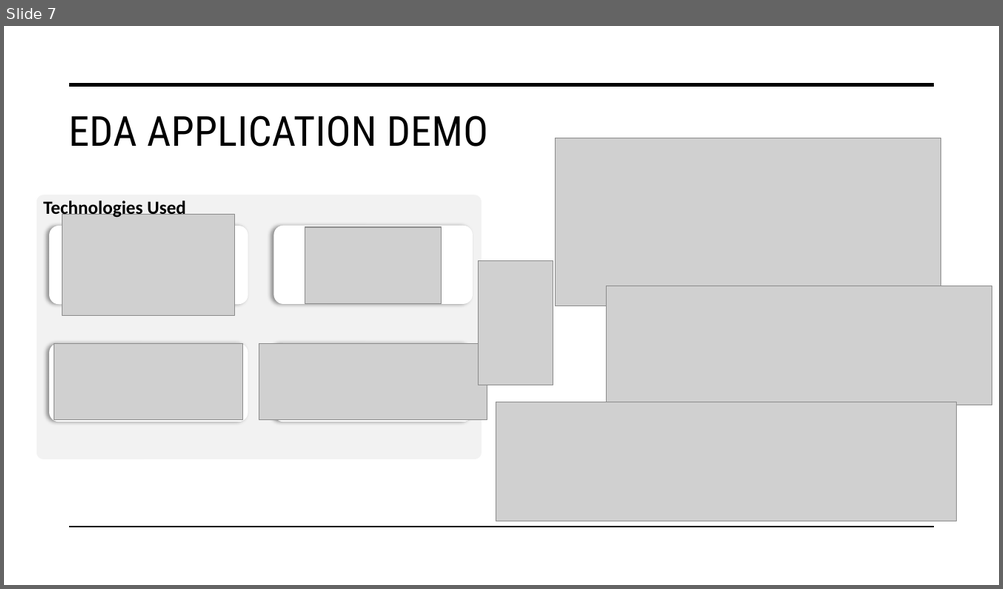
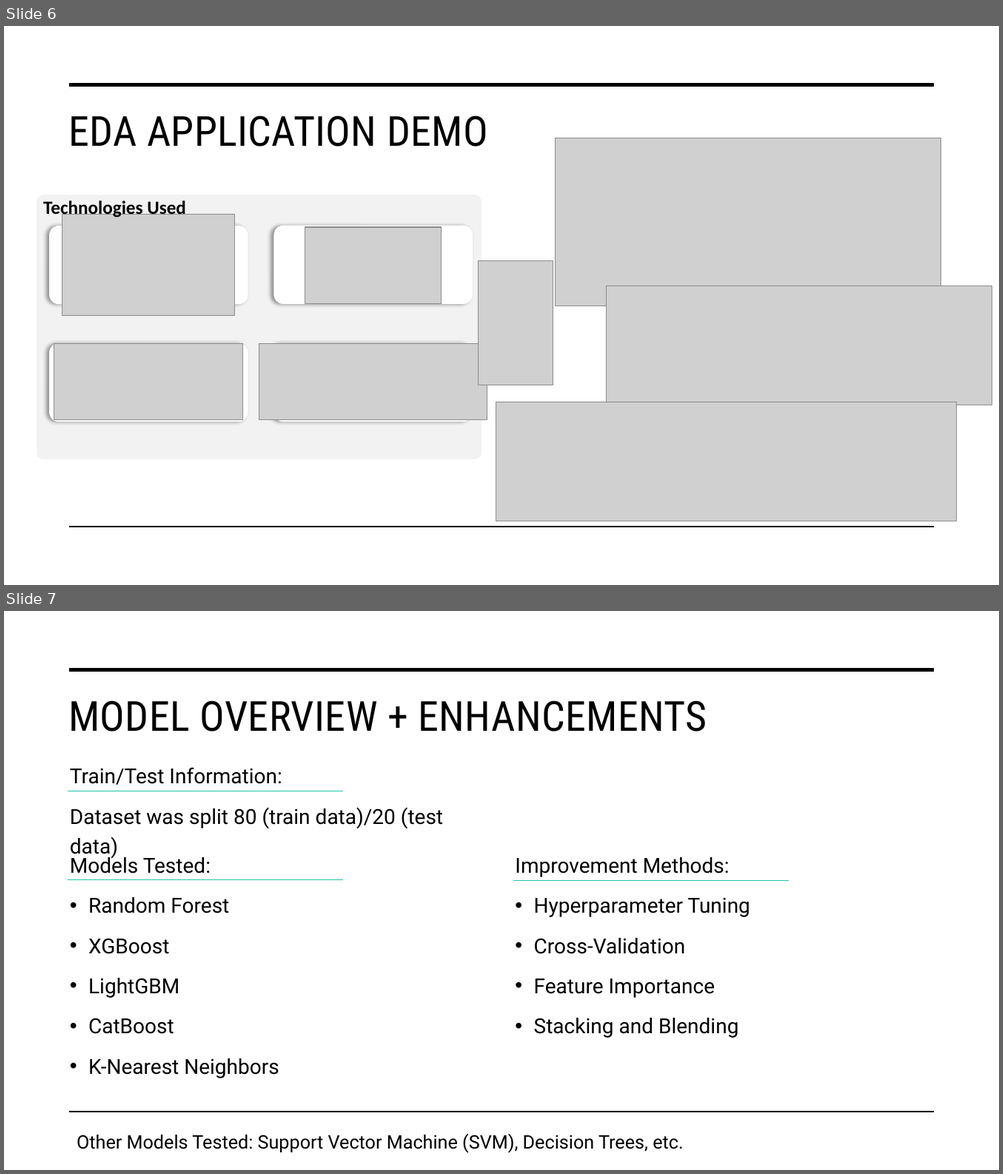
Before and after one commit to DATA-606-2023-FALL-TUESDAY/Whittington_Michael, a slide deck: docs/Final_Presentation - Predictive Analysis for Injury Diagnosis and Localization.pptx. Shown one above the other, each under a label of ours: slide 7 before the commit, slides 6 and 7 after it. The pictures are 1003x589 and 1003x1174 pixels, drawn with LibreOffice and Linux fonts; fonts in the diff are those of the drawing; grey boxes stand for pictures. Boxes give left, top, right and bottom in pixels: in the first picture for what was removed or moved away, otherwise in the second. Text is boxed around its words. In the diff, an @@ line names an element or a change of style, - is before the commit and + after.

```diff
--- a/docs/Final_Presentation - Predictive Analysis for Injury Diagnosis and Localization.pptx
+++ b/docs/Final_Presentation - Predictive Analysis for Injury Diagnosis and Localization.pptx
@@ slide 7 added at [4,611,999,1170], background #FFFFFF @@
@@ line added from (70, 670) to (933, 670), #000000 3.5 pt @@
@@ title added at [68,701,707,732], 40 pt, text #000000 @@
+MODEL OVERVIEW + ENHANCEMENTS
@@ text added at [70,767,443,859], 20 pt, text #000000 @@
+Train/Test Information:
+Dataset was split 80 (train data)/20 (test data)
@@ line added from (68, 791) to (343, 791), #1EC7A8 0.5 pt @@
@@ text added at [70,854,279,1079], 20 pt, text #000000 @@
+Models Tested:
+• Random Forest
+• XGBoost
+• LightGBM
+• CatBoost
+• K-Nearest Neighbors
@@ text added at [515,857,750,1038], 20 pt, text #000000 @@
+Improvement Methods:
+• Hyperparameter Tuning
+• Cross-Validation
+• Feature Importance
+• Stacking and Blending
@@ line added from (68, 880) to (343, 880), #1EC7A8 0.5 pt @@
@@ line added from (514, 880) to (789, 880), #1EC7A8 0.5 pt @@
@@ line added from (70, 1113) to (933, 1113), #000000 1 pt @@
@@ text added at [77,1134,683,1153], 18 pt, text #000000 @@
+Other Models Tested: Support Vector Machine (SVM), Decision Trees, etc.
@@ what was slide 7 is now slide 6 @@
```
Also in this commit, not shown: 3 slides changed, 6 other slides added, 4 slides removed.
